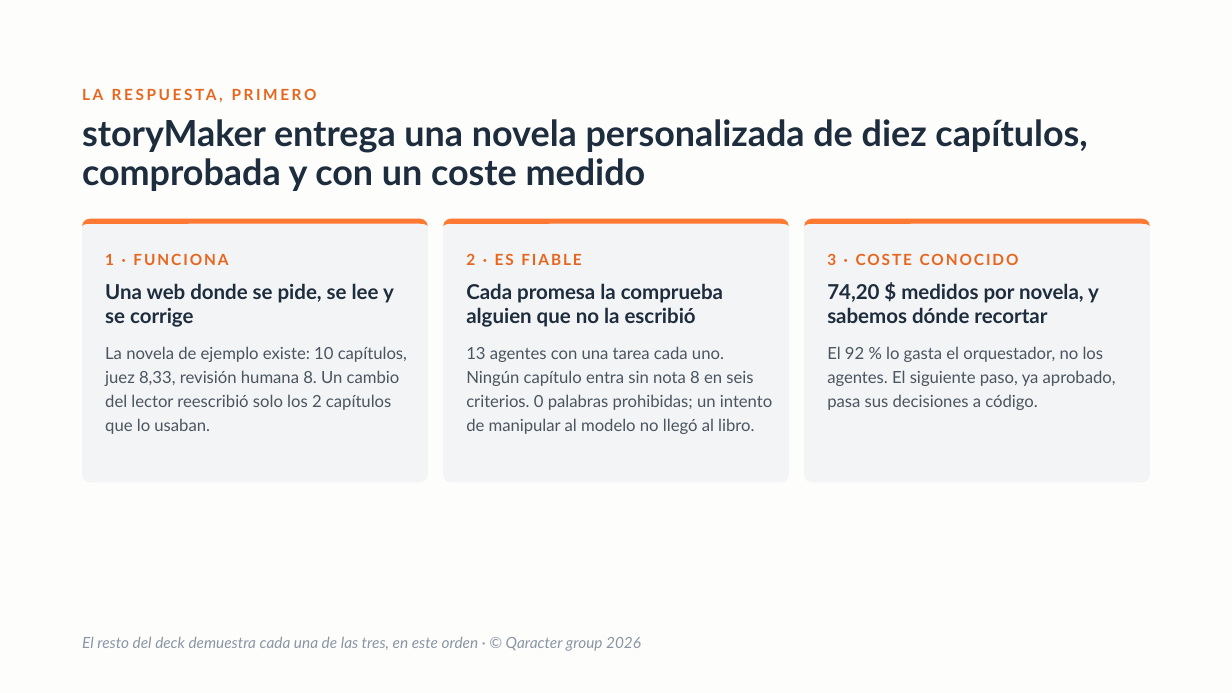
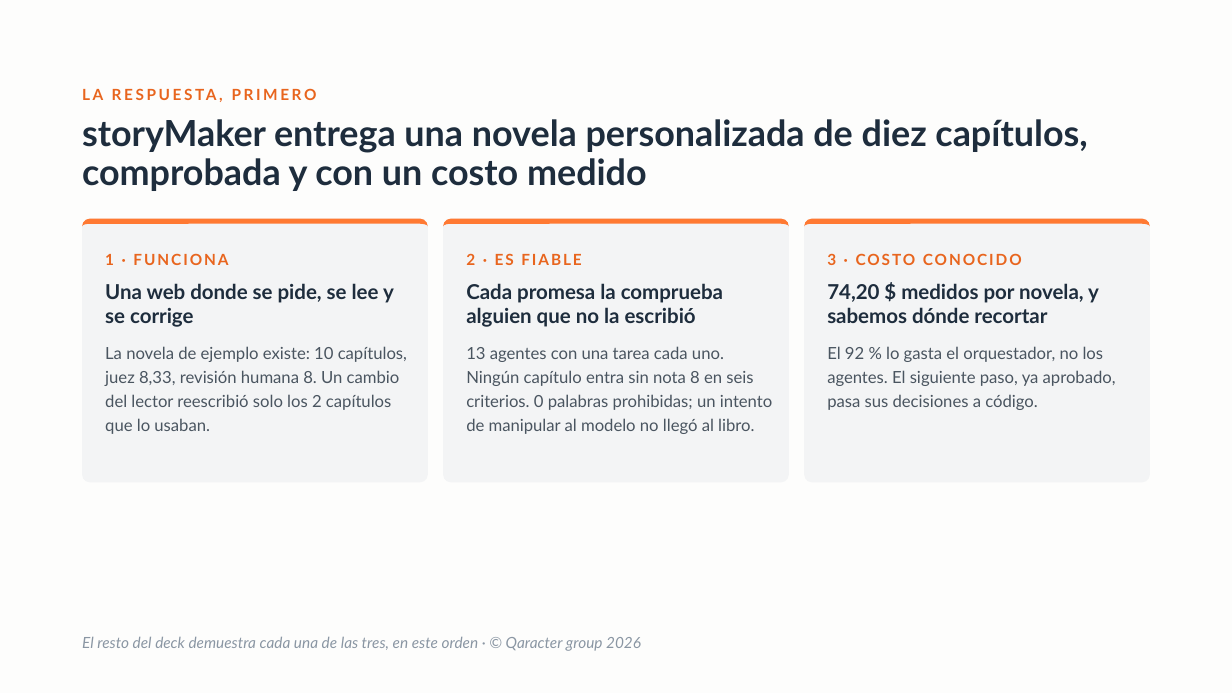
Before and after one commit to davidcalham12/My-story, a slide deck: slide 2 of presentacion/storymaker-deck.pptx. Drawn at 1232x693 pixels with LibreOffice and Linux fonts; fonts in the diff are those of the drawing. Boxes give left, top, right and bottom in pixels: in the first picture for what was removed or moved away, otherwise in the second. Text is boxed around its words. In the diff, an @@ line names an element or a change of style, - is before the commit and + after.

```diff
--- a/presentacion/storymaker-deck.pptx
+++ b/presentacion/storymaker-deck.pptx
@@ text at box(82, 119, 1087, 191): text changed @@
-storyMaker entrega una novela personalizada de diez capítulos, comprobada y con un coste medido
+storyMaker entrega una novela personalizada de diez capítulos, comprobada y con un costo medido
@@ text at box(827, 253, 1022, 265): text changed @@
-3 · COSTE CONOCIDO
+3 · COSTO CONOCIDO
```
Also in this commit, not shown: 5 other slides changed, 2 other files.
